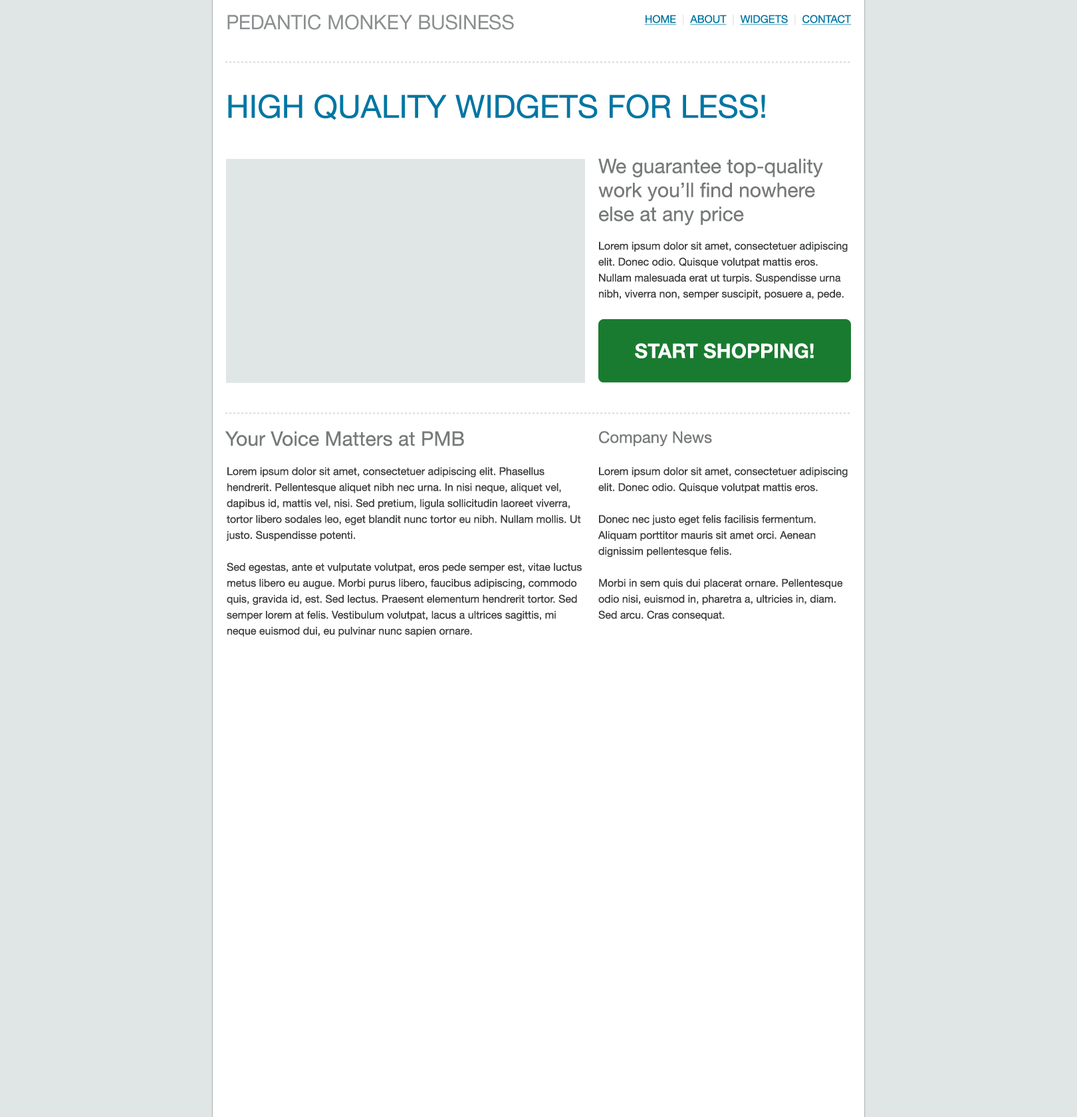
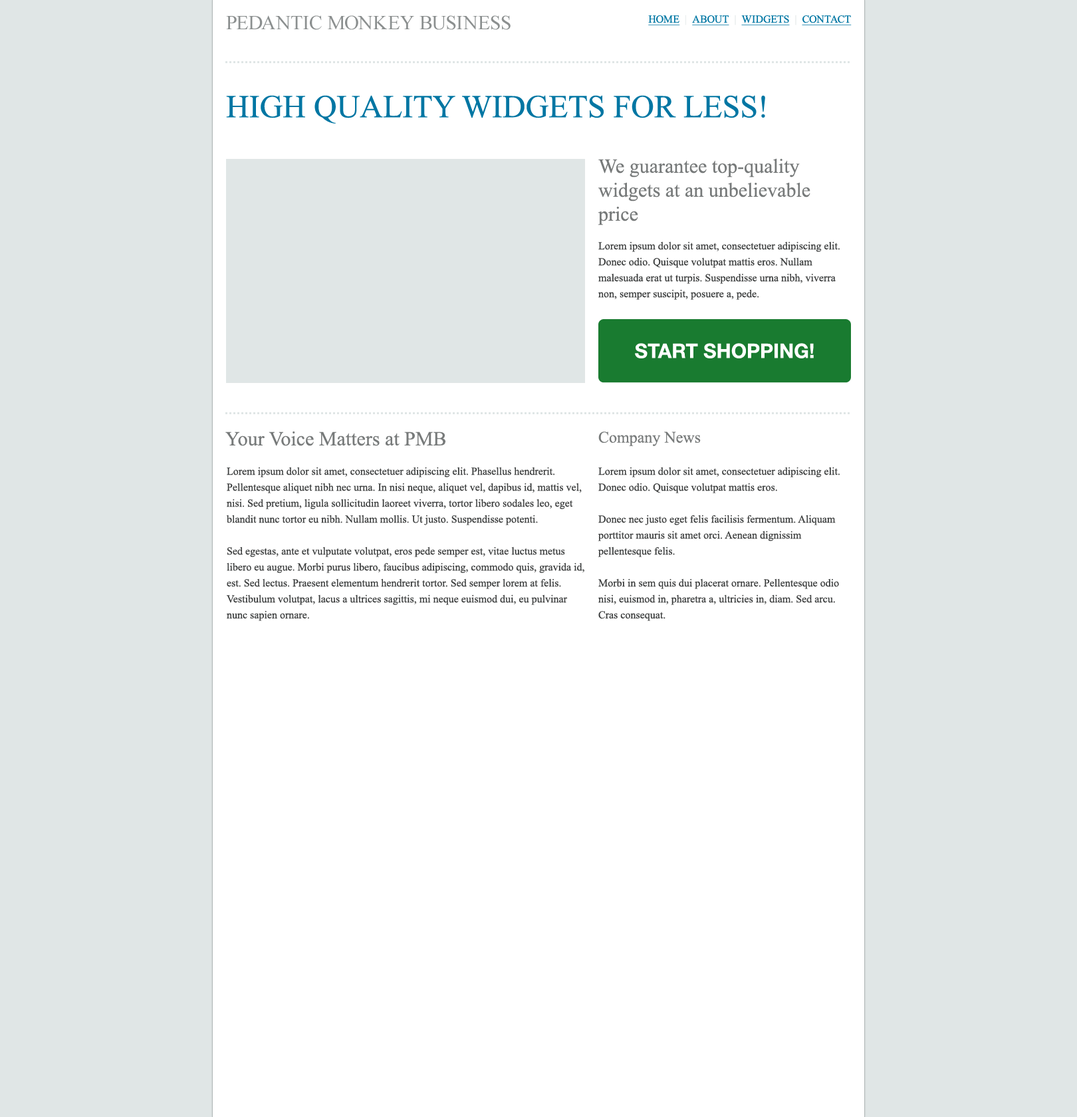
Layers edited between the first and the second 1077×1117 image:
painted on "Lorem ipsum dolor sit amet, consectetuer adipiscing elit. Donec" (1st of 2, in "Text") over (x1=597, y1=466, x2=848, y2=622)
painted on "Company News" over (x1=598, y1=430, x2=713, y2=447)
painted on "Lorem ipsum dolor sit amet, consectetuer adipiscing elit. Phase" over (x1=226, y1=466, x2=585, y2=638)
painted on "Your Voice Matters at PMB" over (x1=225, y1=430, x2=465, y2=447)
painted on "Lorem ipsum dolor sit amet, consectetuer adipiscing elit. Donec" (2nd of 2, in "Text") over (x1=598, y1=241, x2=848, y2=300)
renamed "We guarantee top-quality work you’ll find nowhere else at any p" to "We guarantee top-quality widgets at an unbelievable price", painted on it over (x1=597, y1=158, x2=824, y2=226)
painted on "HIGH QUALITY WIDGETS FOR LESS!" over (x1=226, y1=94, x2=766, y2=124)
painted on "HOME | ABOUT | WIDGETS | CONTACT" over (x1=644, y1=13, x2=852, y2=26)
painted on "PEDANTIC MONKEY BUSINESS" over (x1=226, y1=14, x2=515, y2=30)
